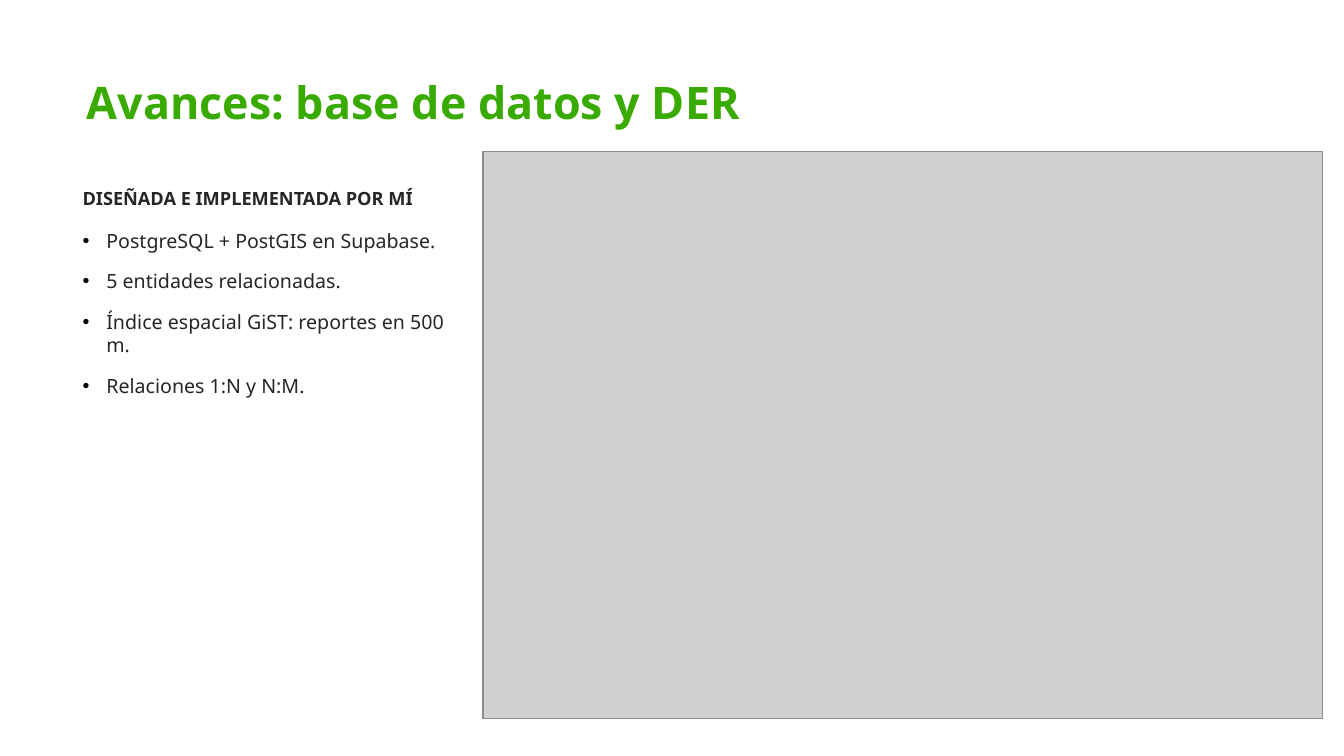
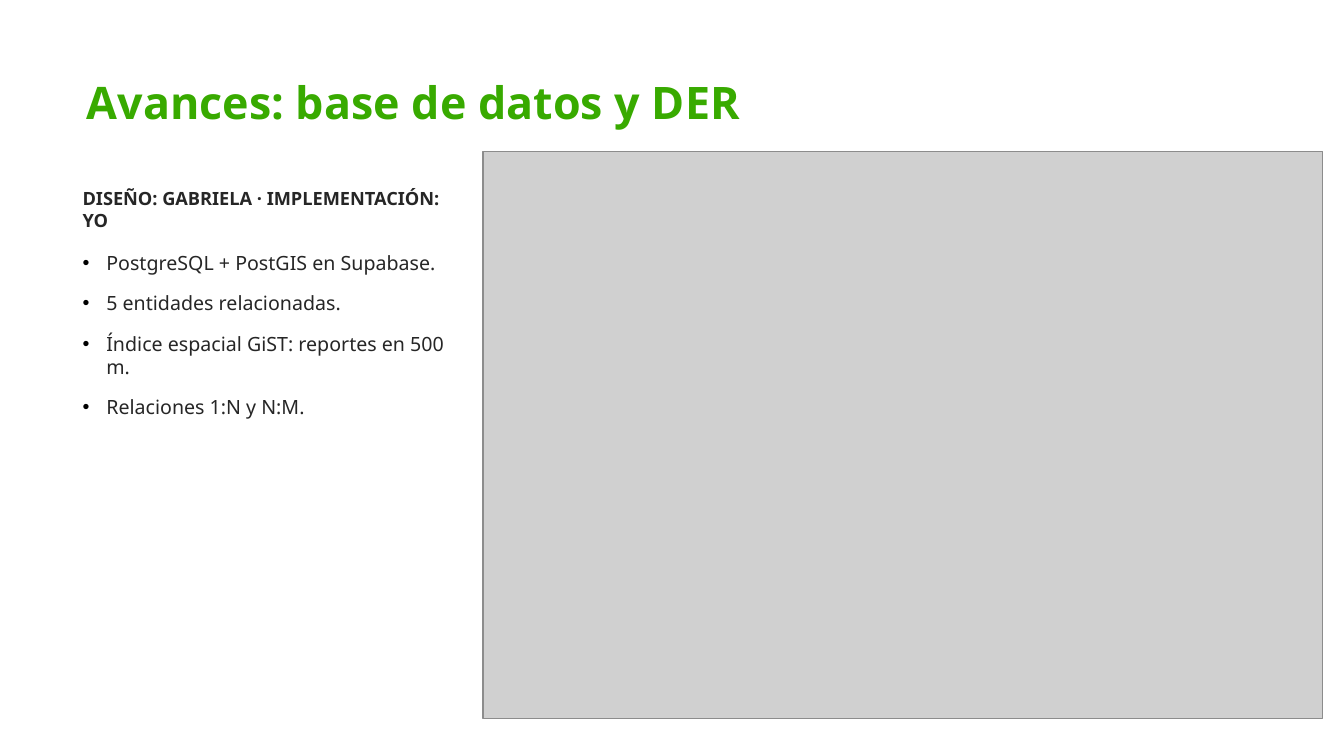
Before and after one commit to gabycastabaryo3-cmd/media-tecnica, a slide deck: slide 10 of docs/presentacion.pptx. Drawn at 1344x756 pixels with LibreOffice and Linux fonts; fonts in the diff are those of the drawing; grey boxes stand for pictures; background and template pictures are left out. Boxes give left, top, right and bottom in pixels: in the first picture for what was removed or moved away, otherwise in the second. Text is boxed around its words. In the diff, an @@ line names an element or a change of style, - is before the commit and + after.

Commit message:
Ajusta autoria: diagrama de Gabriela, implementacion SQL de Oscar

```diff
--- a/docs/presentacion.pptx
+++ b/docs/presentacion.pptx
@@ text at box(83, 188, 440, 227): text changed @@
-DISEÑADA E IMPLEMENTADA POR MÍ
+DISEÑO: GABRIELA · IMPLEMENTACIÓN: YO
```
Also in this commit, not shown: 3 other files.
